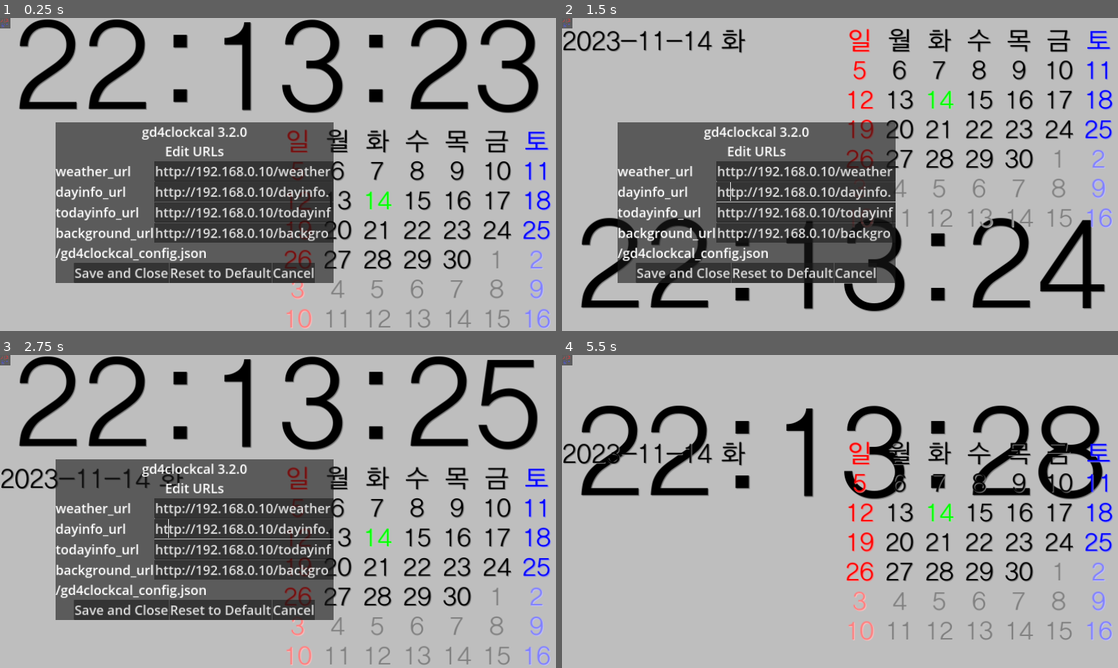
Above: before the commit, frames 1-4 (two rows, left to right).
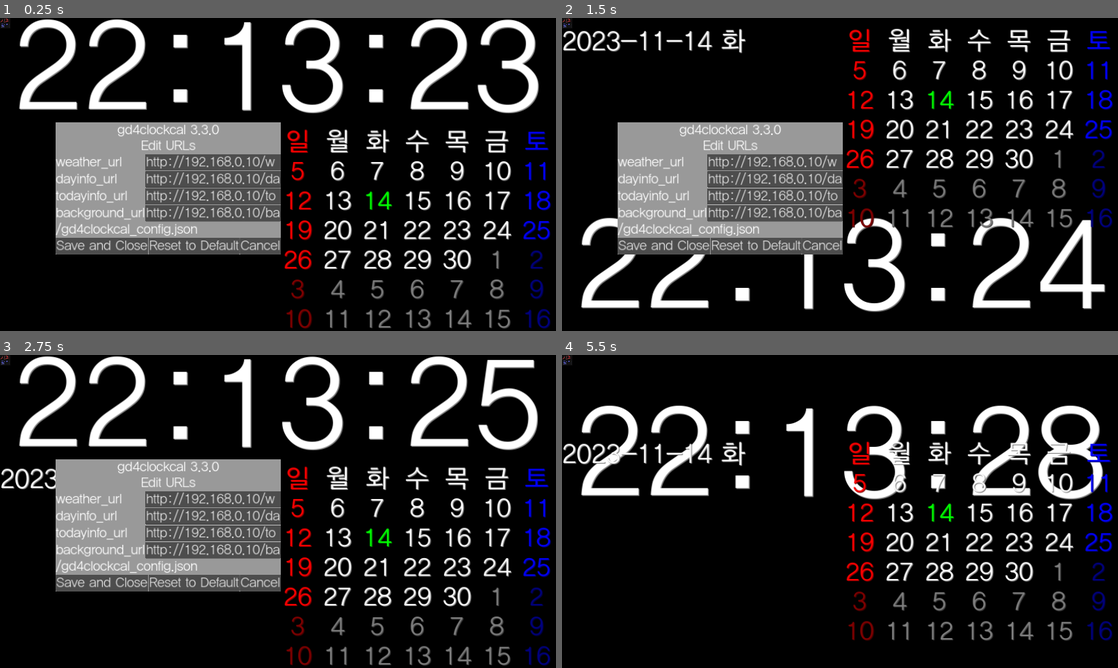
Above: after the commit, the same moments.

Repository: kasworld/gd4clockcal
Game: Godot game, scene res://main.tscn
The game is run twice, just before and just after one commit, with the same random seed, the same clock (stepped at 60 frames per second) and the same inputs.
Inputs (mouse positions are in pixels of both pictures, inside the frame that each line leads up to):
- Up to frame 1 (0.25 s): no input
- Up to frame 2 (1.5 s): tap Enter at 0.5 s; move the mouse to (962, 158) at 0.52 s; click (962, 158) at 0.67 s; move the mouse to (728, 190) at 1.27 s; click (728, 190) at 1.42 s
- Up to frame 3 (2.75 s): move the mouse to (333, 442) at 2.02 s; click (333, 442) at 2.17 s
- Up to frame 4 (5.5 s): tap Space at 2.75 s; move the mouse to (812, 574) at 2.77 s; click (812, 574) at 2.92 s; click (567, 361) at 3.5 s; click "Cancel" at 4.25 s; move the mouse to (1006, 558) at 5.02 s; click (1006, 558) at 5.17 s

The runs differ from the first frame. In frame 1, 96% of the frame differs, in the area x 0-100%, y 0-100%; in frame 2, 96%; in frame 3, 96%; in frame 4, 99%.
Error in both runs: Attempt to call function 'store_line' in base 'null instance' on a null instance. (res://config.gd:29)

Commit message:
add bg panel, dark bg

Diff:
--- a/calendar/calendar.gd
+++ b/calendar/calendar.gd
@@ -48,7 +48,7 @@
 				co = Global.weekdayColorInfo[wd][1]
 			elif dayIndexDict["day"] == todayDict["day"]:
 				co = Global.todayColor
-			Global.set_label_color(curLabel, co, co.lightened(0.5))
+			Global.set_label_color(curLabel, co, co.darkened(0.5))
 			dayIndex += 24*60*60
 
 var old_time_dict = {"day":0} # datetime dict
--- a/config.gd
+++ b/config.gd
@@ -10,7 +10,7 @@
 	]
 
 var config = {
-	version_key : "gd4clockcal 3.2.0",
+	version_key : "gd4clockcal 3.3.0",
 	"weather_url" : "http://192.168.0.10/weather.txt",
 	"dayinfo_url" : "http://192.168.0.10/dayinfo.txt",
 	"todayinfo_url" : "http://192.168.0.10/todayinfo.txt",
--- a/global.gd
+++ b/global.gd
@@ -5,18 +5,18 @@
 
 # for calendar
 var weekdayColorInfo = [
-	[Color.RED, Color.RED.lightened(0.5)],  # sunday
-	[Color.BLACK, Color.BLACK.lightened(0.5)],  # monday
-	[Color.BLACK, Color.BLACK.lightened(0.5)],
-	[Color.BLACK, Color.BLACK.lightened(0.5)],
-	[Color.BLACK, Color.BLACK.lightened(0.5)],
-	[Color.BLACK, Color.BLACK.lightened(0.5)],
-	[Color.BLUE, Color.BLUE.lightened(0.5)],  # saturday
+	[Color.RED, Color.RED.darkened(0.5)],  # sunday
+	[Color.WHITE, Color.WHITE.darkened(0.5)],  # monday
+	[Color.WHITE, Color.WHITE.darkened(0.5)],
+	[Color.WHITE, Color.WHITE.darkened(0.5)],
+	[Color.WHITE, Color.WHITE.darkened(0.5)],
+	[Color.WHITE, Color.WHITE.darkened(0.5)],
+	[Color.BLUE, Color.BLUE.darkened(0.5)],  # saturday
 ]
 var todayColor = Color.GREEN
-var timelabel_color = [Color.BLACK,Color.BLACK.lightened(0.5)]
-var infolabel_color = [Color.BLACK,Color.BLACK.lightened(0.5)]
-var paneloption_color = [Color.BLACK,Color.BLACK.lightened(0.5)]
+var timelabel_color = [Color.WHITE,Color.WHITE.darkened(0.5)]
+var infolabel_color = [Color.WHITE,Color.WHITE.darkened(0.5)]
+var paneloption_color = [Color.WHITE,Color.WHITE.darkened(0.5)]
 
 var font = preload("res://HakgyoansimBareondotumR.ttf")
 
--- a/panel_option/panel_option.gd
+++ b/panel_option/panel_option.gd
@@ -6,8 +6,8 @@
 var lineedit_dict = {}
 
 func init(x :float, y :float, w :float, h :float, co1 :Color, co2 :Color):
-	size.x = w
-	size.y = h
+#	size.x = w
+#	size.y = h
 	position.x = x
 	position.y = y
 	theme.default_font_size = h / 12
--- a/panel_option/panel_option.tscn
+++ b/panel_option/panel_option.tscn
@@ -1,20 +1,26 @@
-[gd_scene load_steps=4 format=3 uid="uid://btysv8q6rp8ku"]
+[gd_scene load_steps=5 format=3 uid="uid://btysv8q6rp8ku"]
 
+[ext_resource type="FontFile" uid="uid://gdh6qls28unk" path="res://HakgyoansimBareondotumR.ttf" id="1_sfaco"]
 [ext_resource type="Script" path="res://panel_option/panel_option.gd" id="2_fkx3e"]
 
-[sub_resource type="SystemFont" id="SystemFont_ftanm"]
-subpixel_positioning = 0
-
 [sub_resource type="Theme" id="Theme_hvyh5"]
-default_font = SubResource("SystemFont_ftanm")
+default_font = ExtResource("1_sfaco")
 default_font_size = 50
 
+[sub_resource type="StyleBoxFlat" id="StyleBoxFlat_7peo4"]
+border_width_left = 2
+border_width_top = 2
+border_width_right = 2
+border_width_bottom = 2
+border_color = Color(1, 1, 1, 1)
+
 [node name="PanelOption" type="PanelContainer"]
-offset_right = 943.0
-offset_bottom = 306.0
+offset_right = 880.0
+offset_bottom = 258.0
 size_flags_horizontal = 3
 size_flags_vertical = 3
 theme = SubResource("Theme_hvyh5")
+theme_override_styles/panel = SubResource("StyleBoxFlat_7peo4")
 script = ExtResource("2_fkx3e")
 
 [node name="VBoxContainer" type="VBoxContainer" parent="."]
--- a/project.godot
+++ b/project.godot
@@ -43,4 +43,4 @@
 
 renderer/rendering_method="gl_compatibility"
 textures/vram_compression/import_etc2_astc=true
-environment/defaults/default_clear_color=Color(0.745098, 0.745098, 0.745098, 1)
+environment/defaults/default_clear_color=Color(0, 0, 0, 1)
